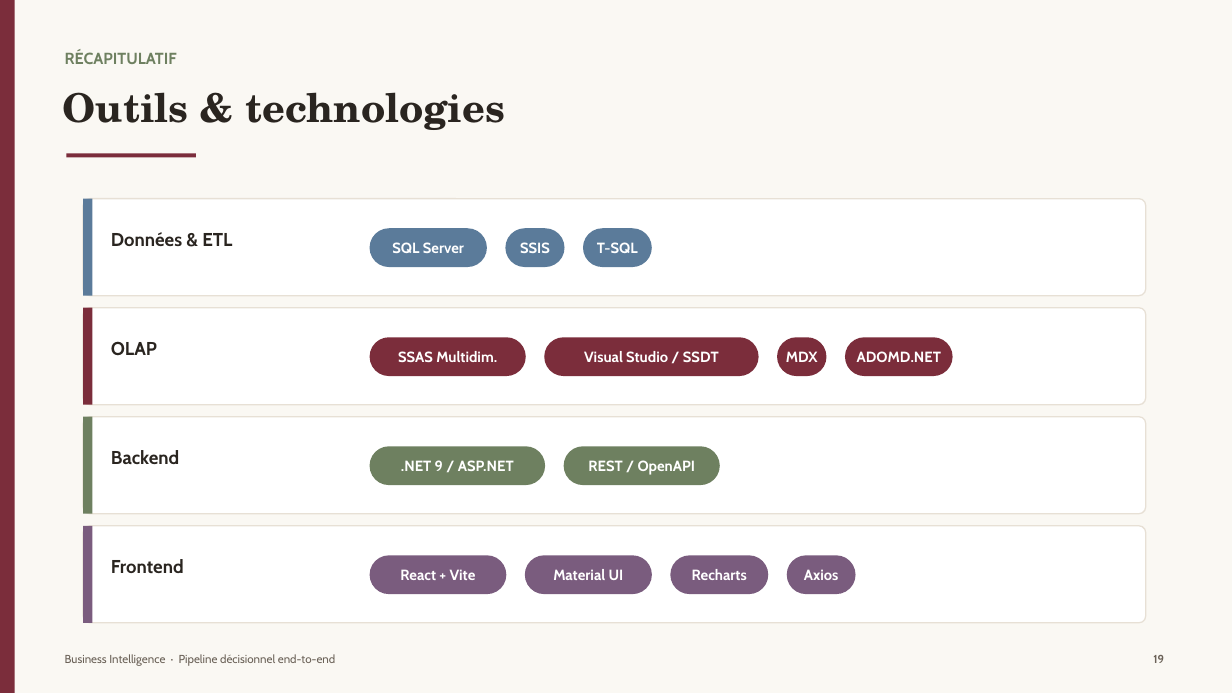
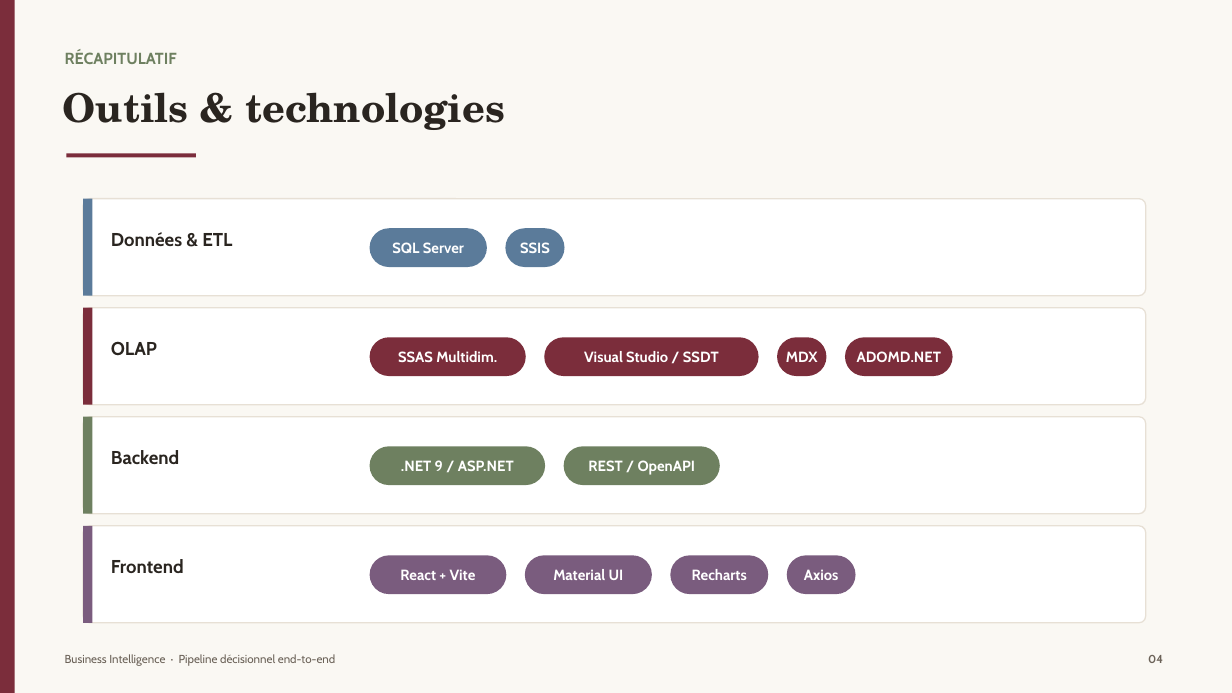
Before and after one commit to omar692002/bi-exam-webapp, a slide deck: slide 4 of presentation/BI_Presentation.pptx (slide 19 before the commit). Drawn at 1232x693 pixels with LibreOffice and Linux fonts; fonts in the diff are those of the drawing. Boxes give left, top, right and bottom in pixels: in the first picture for what was removed or moved away, otherwise in the second. Text is boxed around its words. In the diff, an @@ line names an element or a change of style, - is before the commit and + after.

```diff
--- a/presentation/BI_Presentation.pptx
+++ b/presentation/BI_Presentation.pptx
@@ rounded rectangle removed at (x1=583, y1=228, x2=652, y2=267) @@
-T-SQL
@@ text at (x1=1148, y1=655, x2=1163, y2=663): text changed @@
-19
+04
```
Also in this commit, not shown: 6 other slides changed, 1 slide removed, 4 other files.
